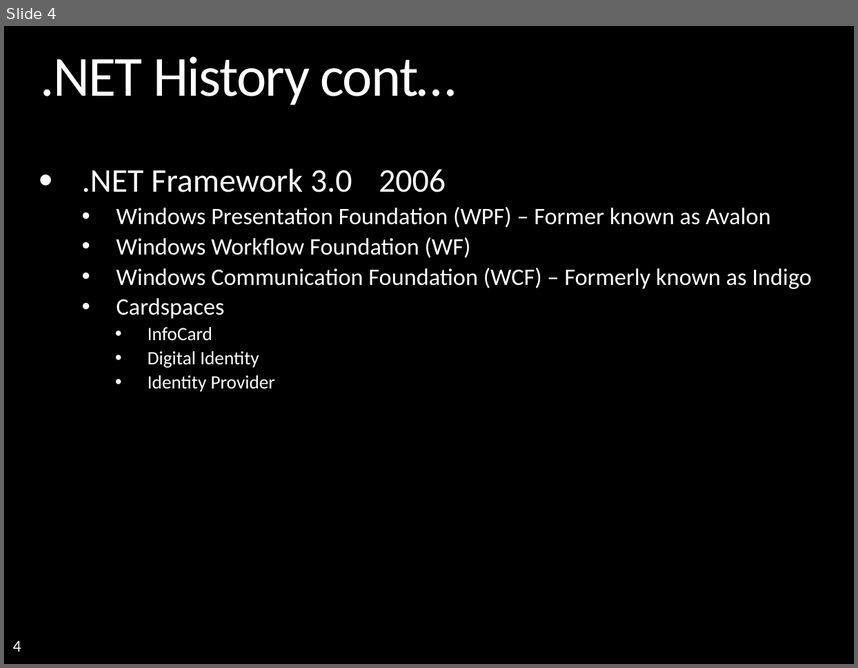
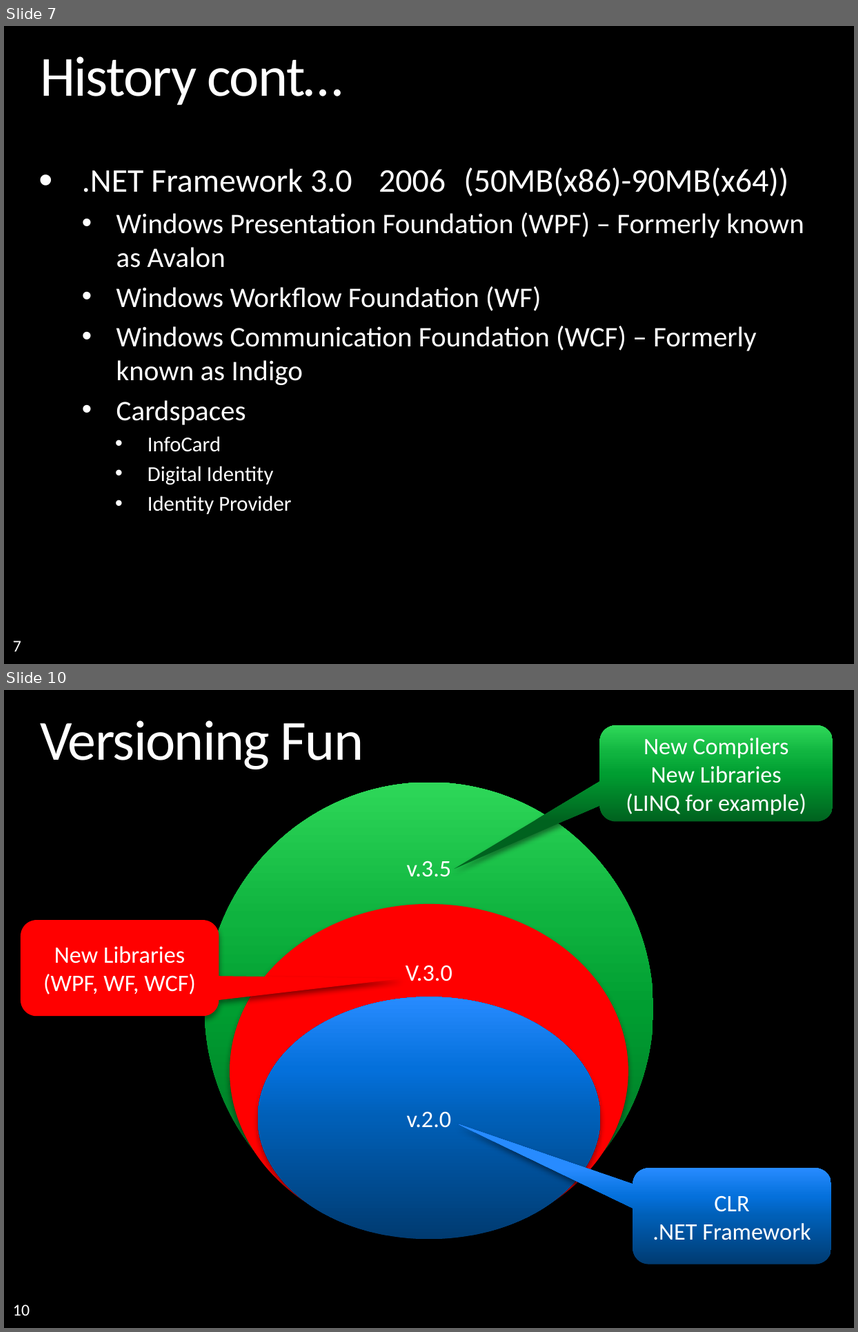
Before and after one commit to mattincode/teched2008, a slide deck: presentations/dotNET FW/TechEd - dotNET.pptx. Shown one above the other, each under a label of ours: slide 4 before the commit, slides 7 and 10 after it; the slides between them are not shown. The pictures are 858x668 and 858x1332 pixels, drawn with LibreOffice and Linux fonts; fonts in the diff are those of the drawing; background and template pictures are left out. Boxes give left, top, right and bottom in pixels: in the first picture for what was removed or moved away, otherwise in the second. Text is boxed around its words. In the diff, an @@ line names an element or a change of style, - is before the commit and + after.

```diff
--- a/presentations/dotNET FW/TechEd - dotNET.pptx
+++ b/presentations/dotNET FW/TechEd - dotNET.pptx
@@ slide 10 added at [4, 690, 854, 1328], background picture (left out); not listed: 1 template element that a slide beside it also shows @@
@@ title added at [40, 720, 364, 769], 48 pt, text #FFFFFF @@
+Versioning Fun
@@ rounded speech box added at [600, 726, 833, 822], fill gradient #00631F to #00A031 to #10B43F to #2FD758, 20 pt, text #FFFFFF @@
+New Compilers
+New Libraries
+(LINQ for example)
@@ ellipse added at [205, 782, 653, 1236], fill gradient #00631F to #00A031 to #10B43F to #2FD758, 20 pt, text #FFFFFF @@
+v.3.5
@@ ellipse added at [229, 904, 628, 1239], fill #FF0000, 20 pt, text #FFFFFF @@
+V.3.0
@@ rounded speech box added at [20, 920, 218, 1016], fill #FF0000, 20 pt, text #FFFFFF @@
+New Libraries
+(WPF, WF, WCF)
@@ ellipse added at [257, 997, 600, 1239], fill gradient #003C72 to #0060B8 to #0571DB to #288CFF, 20 pt, text #FFFFFF @@
+v.2.0
@@ rounded speech box added at [633, 1167, 831, 1264], fill gradient #003C72 to #0060B8 to #0571DB to #288CFF, 20 pt, text #FFFFFF @@
+CLR
+.NET Framework
@@ what was slide 4 is now slide 7 @@
@@ slide 7 changed as well @@
@@ title at [40, 56, 343, 105]: text changed @@
-.NET History cont…
+History cont…
@@ text at [82, 167, 804, 267]: text changed; size 20 to 24 pt @@
-• .NET Framework 3.0 2006
-  • Windows Presentation Foundation (WPF) – Former known as Avalon
+• .NET Framework 3.0 2006 (50MB(x86)-90MB(x64))
+  • Windows Presentation Foundation (WPF) – Formerly known as Avalon
@@ text at [116, 286, 757, 514]: size 20 to 24 pt in "Windows Workflow Foundation (WF)", "Windows Communication Foundation (WCF) – Formerly known ...", "Cardspaces"; size 16 to 18 pt in "InfoCard", "Digital Identity", "Identity Provider"; line spacing 0.9 to 1 @@
@@ page number at [13, 640, 21, 651]: text changed @@
-4
+7
```
Also in this commit, not shown: 3 other slides changed, 18 other slides added, 2 slides removed, 1 other file.
